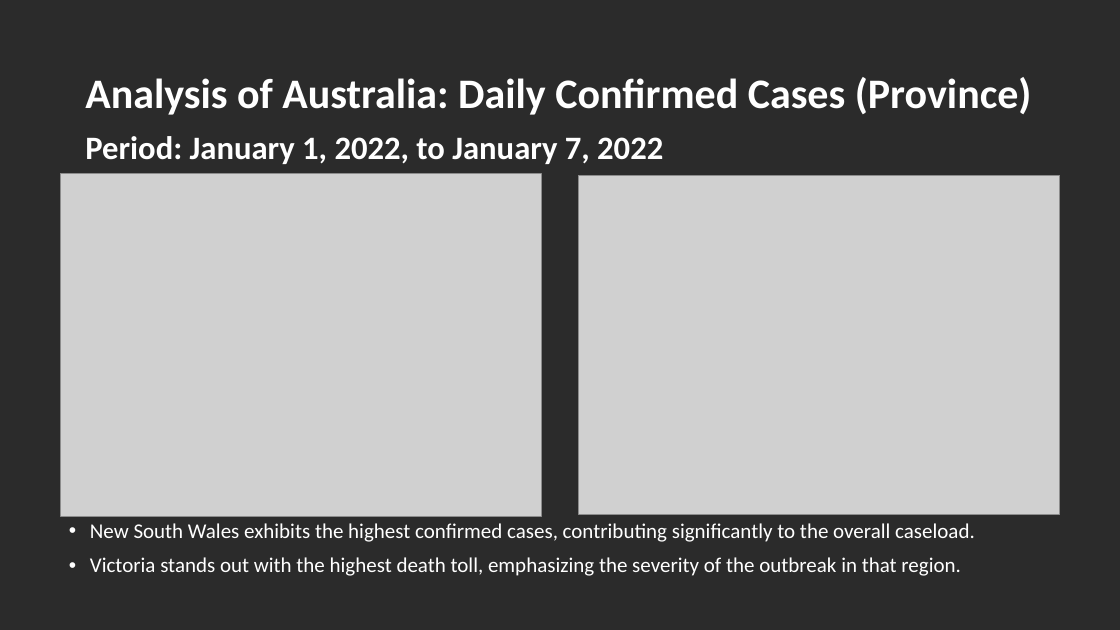
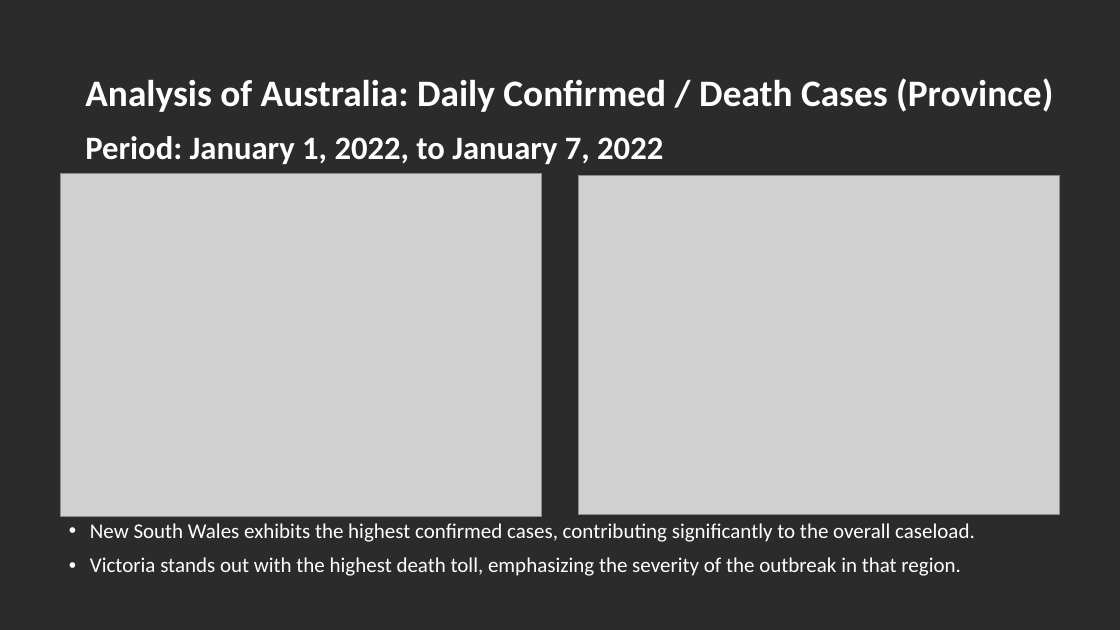
Before and after one commit to YoshieHara/Project1_COVID-19-Data-Analysis, a slide deck: slide 6 of Project1_YoshieHara.pptx. Drawn at 1120x630 pixels with LibreOffice and Linux fonts; fonts in the diff are those of the drawing; grey boxes stand for pictures; background and template pictures are left out; a plain dark background stands for a picture behind light text. Boxes give left, top, right and bottom in pixels: in the first picture for what was removed or moved away, otherwise in the second. Text is boxed around its words. In the diff, an @@ line names an element or a change of style, - is before the commit and + after.

```diff
--- a/Project1_YoshieHara.pptx
+++ b/Project1_YoshieHara.pptx
@@ title at box(85, 78, 1053, 112): text changed; size 36 to 32 pt @@
-Analysis of Australia: Daily Confirmed Cases (Province)
+Analysis of Australia: Daily Confirmed / Death Cases (Province)
```
Also in this commit, not shown: 2 other slides changed.
